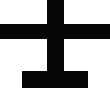
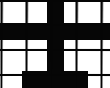
Layered file, before and after one edit (110x88). Changes by layer:
added layer "Layer 1" in group "Group 1" over [0,0,110,88]
painted on "Layer 1 copy" over [0,23,110,40]
